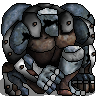
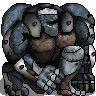
Layer changes from the first 96x96 image to the second:
painted on "Layer 35" over [37, 14, 60, 37]
